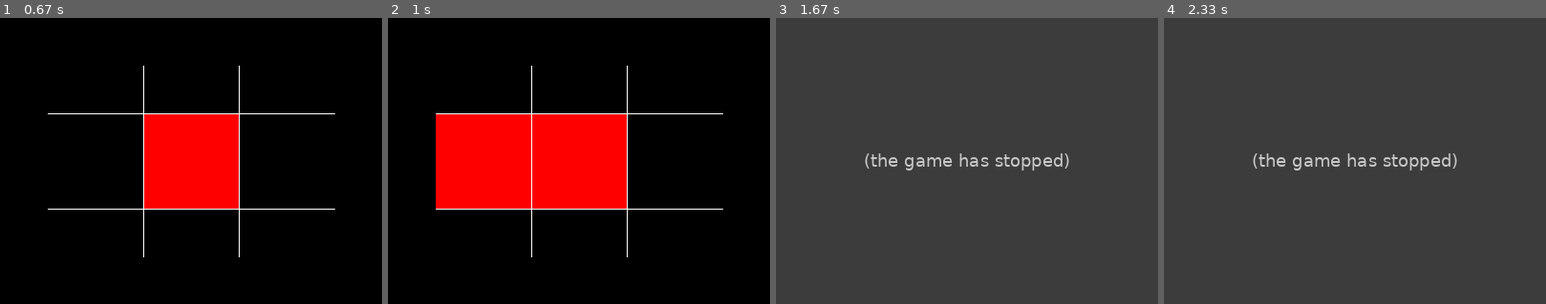
Above: before the commit, frames 1-4 (left to right).
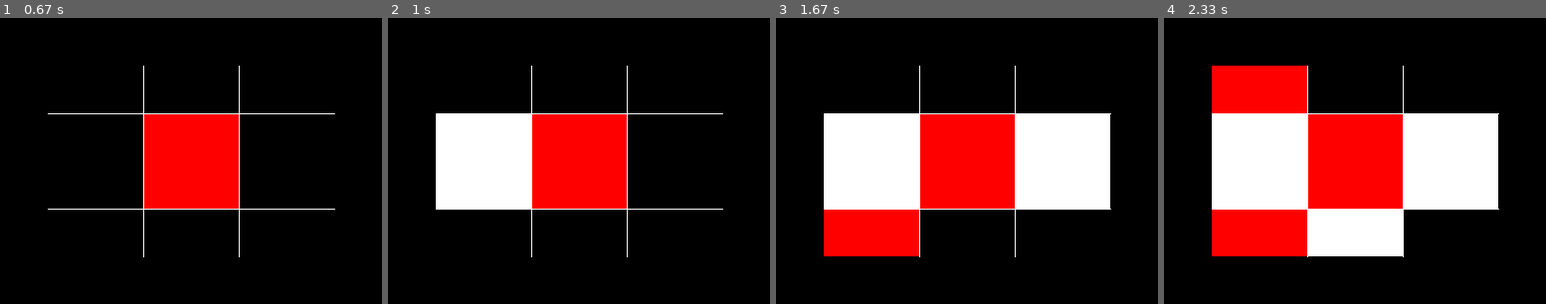
Above: after the commit, the same moments.

Repository: UCHMS19-20/final-project-gabriel-oliveira
Game: pygame game, started from src/game.py
The game is run twice, just before and just after one commit, with the same random seed, the same clock (stepped at 60 frames per second) and the same inputs.
Inputs (mouse positions are in pixels of both pictures, inside the frame that each line leads up to):
- Up to frame 1 (0.67 s): click (191, 161) at 0.38 s
- Up to frame 2 (1 s): click (487, 163) at 0.72 s
- Up to frame 3 (1.67 s): click (848, 226) at 1.05 s; click (1062, 161) at 1.38 s
- Up to frame 4 (2.33 s): click (1263, 103) at 1.72 s; click (1335, 235) at 2.05 s

Frame 1 is identical in both runs. In frame 2, 8.2% of the frame differs, in the area x 12-38%, y 33-67%; in frame 3, 100%, in the area x 0-100%, y 0-100%; in frame 4, 100%.
Before the commit the program exited at 1.38 s; later frames show no game.

Commit message:
Update game.py

Diff:
--- a/src/game.py
+++ b/src/game.py
@@ -33,6 +33,7 @@
 screen = pygame.display.set_mode( (400, 300) )
 clicked = [0, 0, 0, 0, 0, 0, 0, 0, 0]
 hovered = [False, False, False, False, False, False, False, False, False] # Main loop. Your game would go inside this loop
+total_clicks = 0
 while True:
     # do something for each event in the event queue (list of things that happen)
     for event in pygame.event.get():
@@ -40,25 +41,53 @@
             # If so, exit the program
             sys.exit()
         if event.type == pygame.MOUSEBUTTONDOWN:
+            total_clicks += 1
             pos = pygame.mouse.get_pos()
             if ((50<pos[0] and pos[0]<150) and (50<pos[1] and pos[1]<100)):
-                clicked[0] += 1
+                if total_clicks % 2 == 0:
+                    clicked[0] = 2
+                else:
+                    clicked[0] = 1
             if ((150<pos[0] and pos[0]<250) and (100<pos[1] and pos[1]<200)):
-                clicked[4] += 1
+                if total_clicks % 2 == 0:
+                    clicked[4] = 2
+                else:
+                    clicked[4] = 1
             if ((150<pos[0] and pos[0]<250) and (200<pos[1] and pos[1]<250)):
-                clicked[7] += 1
+                if total_clicks % 2 == 0:
+                    clicked[7] = 2
+                else:
+                    clicked[7] = 1
             if ((50<pos[0] and pos[0]<150) and (100<pos[1] and pos[1]<200)):
-                clicked[3] += 1
+                if total_clicks % 2 == 0:
+                    clicked[3] = 2
+                else:
+                    clicked[3] = 1
             if ((150<pos[0] and pos[0]<250) and (50<pos[1] and pos[1]<100)):
-                clicked[1] += 1
+                if total_clicks % 2 == 0:
+                    clicked[1] = 2
+                else:
+                    clicked[1] = 1
             if ((50<pos[0] and pos[0]<150) and (200<pos[1] and pos[1]<250)):
-                clicked[6] += 1
+                if total_clicks % 2 == 0:
+                    clicked[6] = 2
+                else:
+                    clicked[6] = 1
             if ((250<pos[0] and pos[0]<350) and (50<pos[1] and pos[1]<100)):
-                clicked[2] += 1
+                if total_clicks % 2 == 0:
+                    clicked[2] = 2
+                else:
+                    clicked[2] = 1
             if ((250<pos[0] and pos[0]<350) and (100<pos[1] and pos[1]<200)):
-                clicked[5] += 1
+                if total_clicks % 2 == 0:
+                    clicked[5] = 2
+                else:
+                    clicked[5] = 1
             if ((250<pos[0] and pos[0]<350) and (200<pos[1] and pos[1]<250)):
-                clicked[8] += 1
+                if total_clicks % 2 == 0:
+                    clicked[8] = 2
+                else:
+                    clicked[8] = 1
         if event.type == pygame.MOUSEMOTION:
             pos = pygame.mouse.get_pos()
             if ((50<pos[0] and pos[0]<150) and (50<pos[1] and pos[1]<100)):
